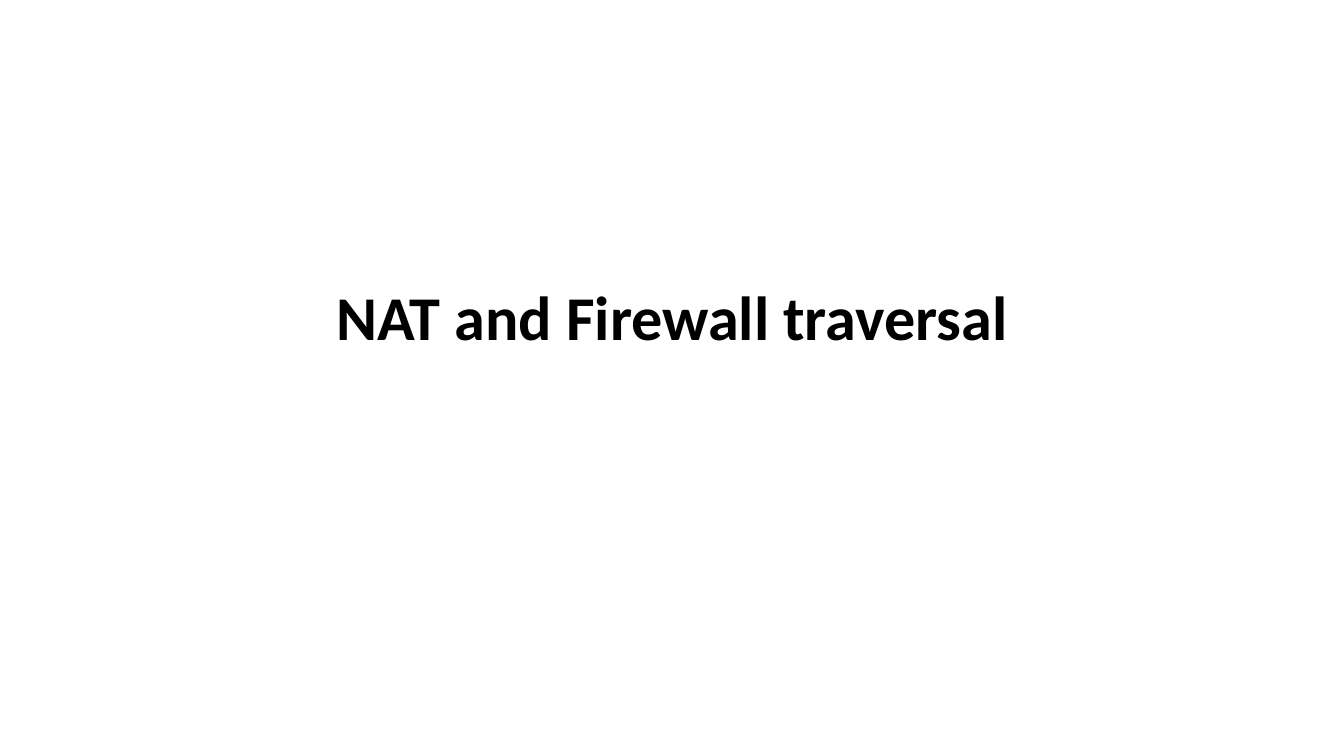
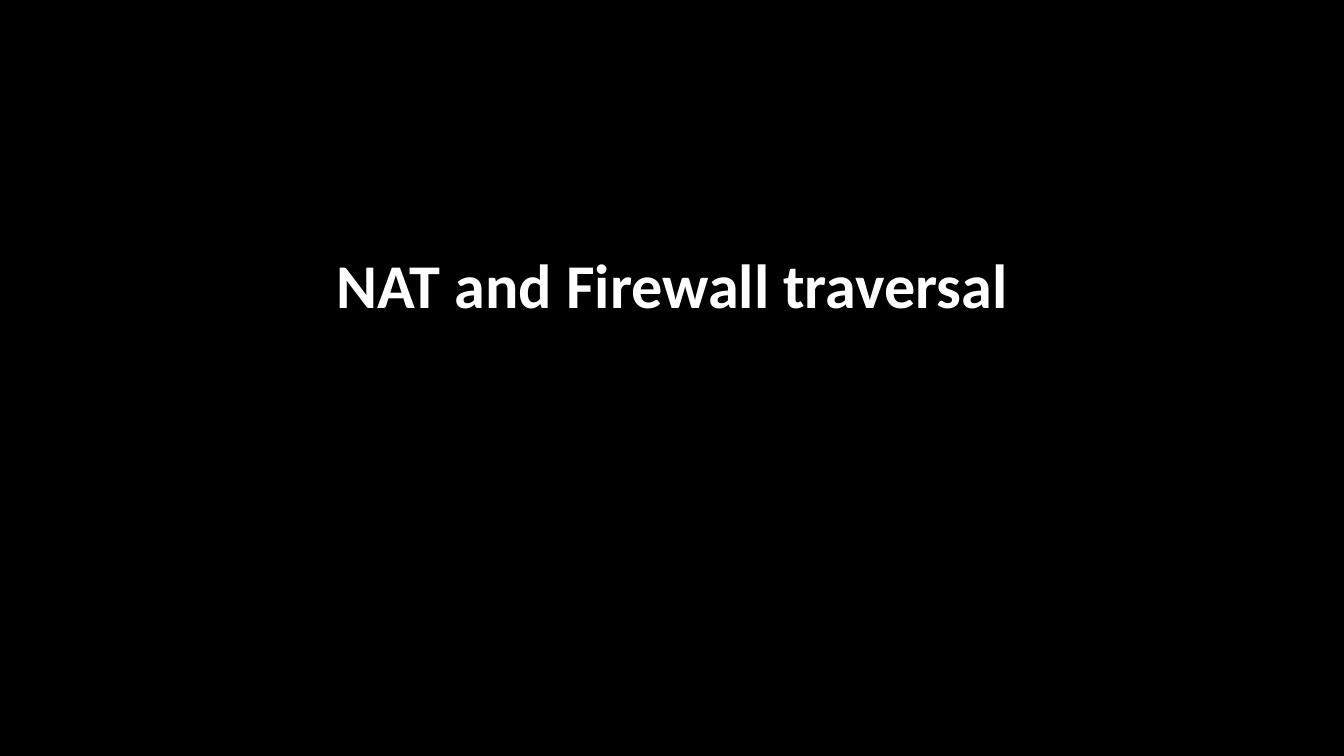
Before and after one commit to DeMaCS-UNICAL/NetworkSecurity, a slide deck: slide 1 of slides/FirewallTraversal.pptx. Drawn at 1344x756 pixels with LibreOffice and Linux fonts; fonts in the diff are those of the drawing; background and template pictures are left out. Boxes give left, top, right and bottom in pixels: in the first picture for what was removed or moved away, otherwise in the second. Text is boxed around its words. In the diff, an @@ line names an element or a change of style, - is before the commit and + after.

```diff
--- a/slides/FirewallTraversal.pptx
+++ b/slides/FirewallTraversal.pptx
@@ background #FFFFFF to picture (left out) @@
@@ title "NAT and Firewall traversal": place and size @@
-title "NAT and Firewall traversal" at (336, 296, 1007, 341)
+title "NAT and Firewall traversal" at (336, 264, 1007, 309)
@@ title "NAT and Firewall traversal" at (336, 264, 1007, 309): text colour #000000 to #FFFFFF @@
```
Also in this commit, not shown: 1 other slide changed, 1 slide added, 1 other file.
